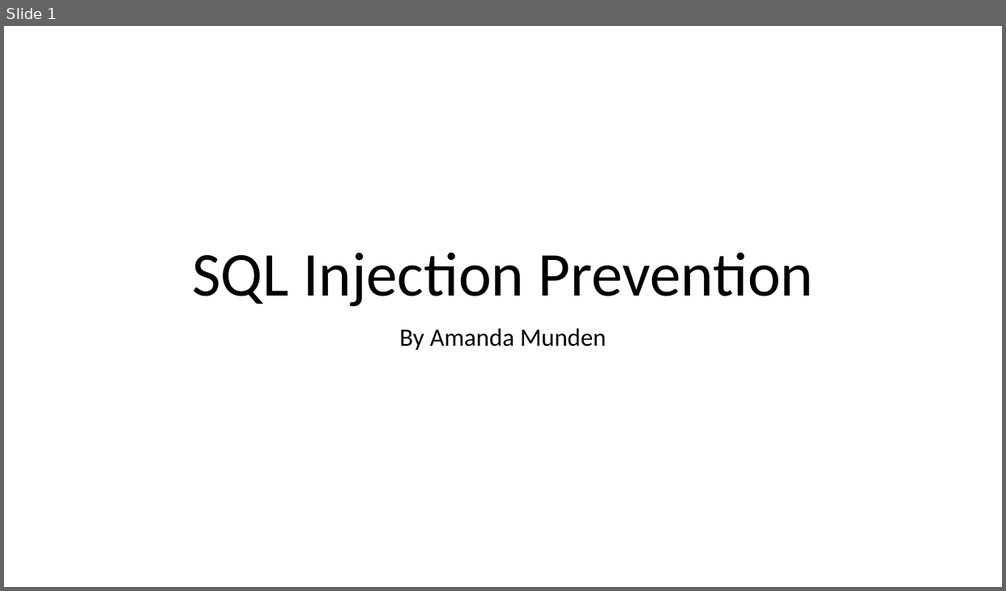
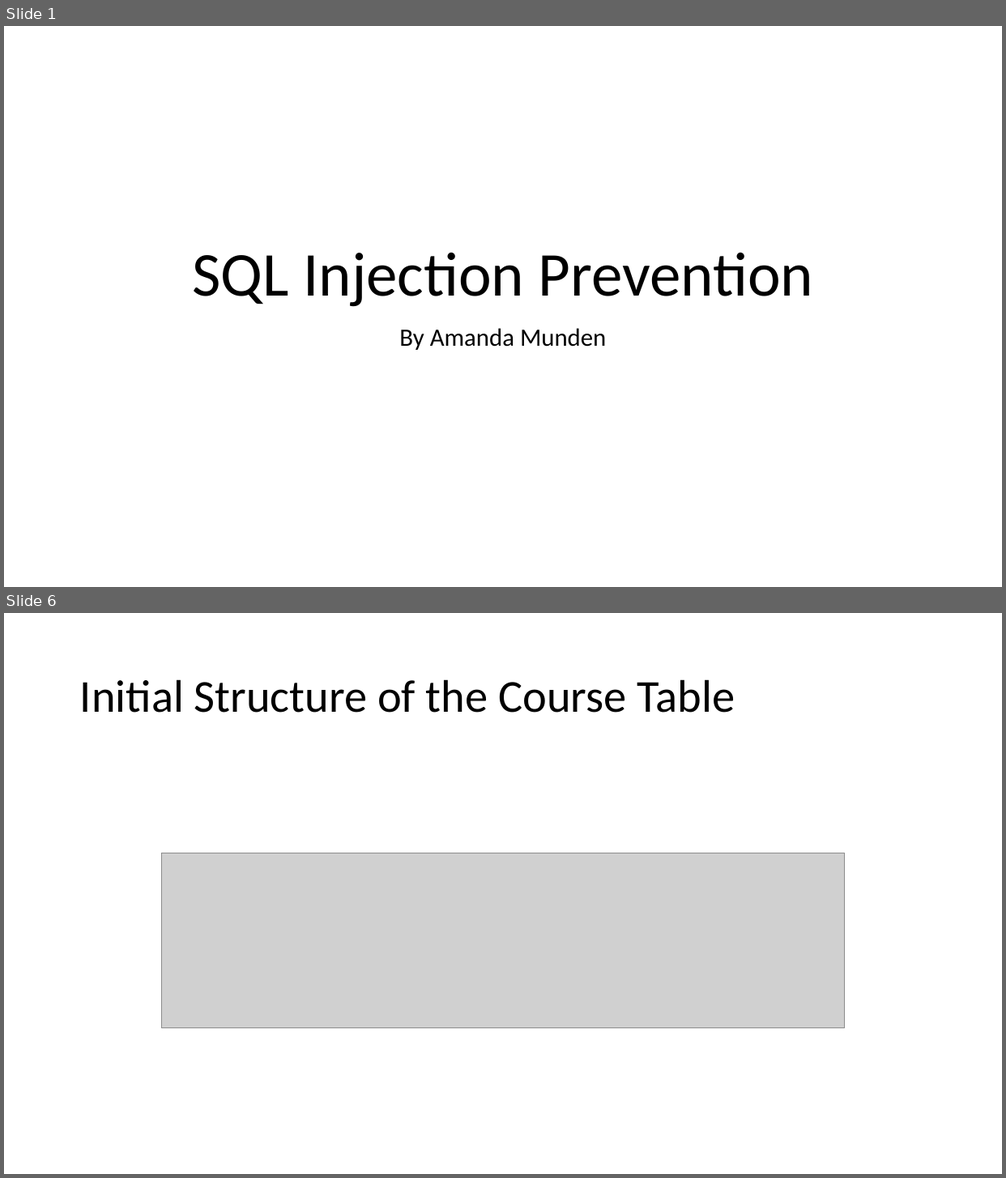
Before and after one commit to amunden04/cpsc4660Project, a slide deck: SQL Injection Prevention.pptx. Shown one above the other, each under a label of ours: slide 1 before the commit, slides 1 and 6 after it; the slides between them are not shown. The pictures are 1006x591 and 1006x1178 pixels, drawn with LibreOffice and Linux fonts; fonts in the diff are those of the drawing; grey boxes stand for pictures. Boxes give left, top, right and bottom in pixels: in the first picture for what was removed or moved away, otherwise in the second. Text is boxed around its words. In the diff, an @@ line names an element or a change of style, - is before the commit and + after.

```diff
--- a/SQL Injection Prevention.pptx
+++ b/SQL Injection Prevention.pptx
@@ slide 6 added at (4,613,1002,1174), background #FFFFFF @@
@@ title added at (80,679,735,713), 44 pt, text #000000 @@
+Initial Structure of the Course Table
@@ picture added at (161,853,845,1028) @@
```
Also in this commit, not shown: 5 other slides added, 1 other file.
